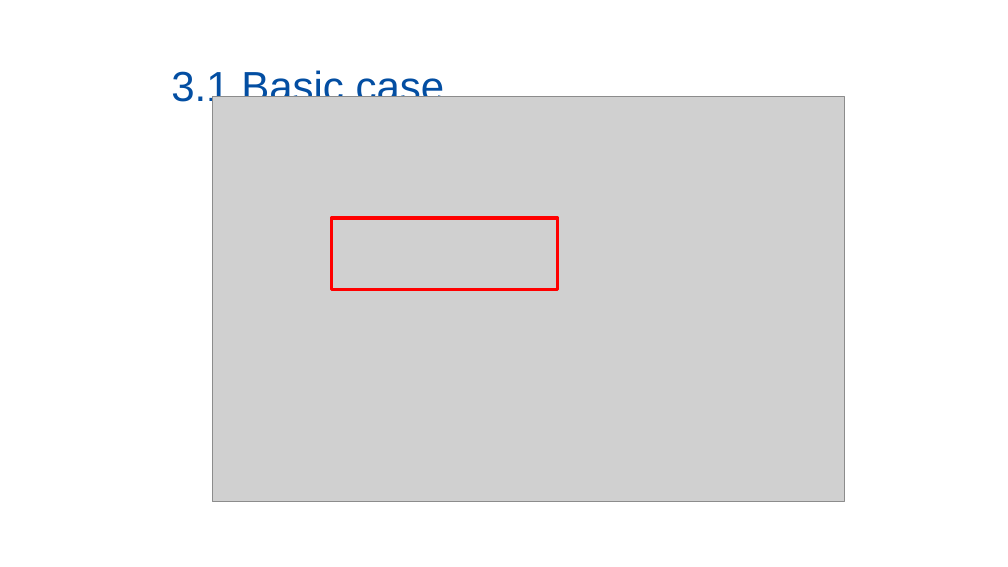
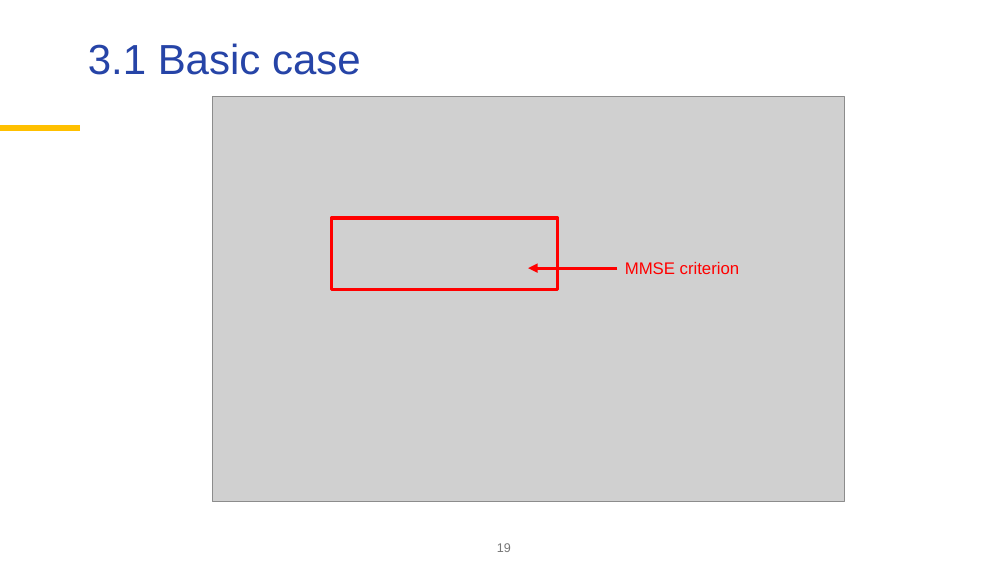
Before and after one commit to palatej/ESTP2026, a slide deck: slide 19 of 3.2 SEATS.pptx (slide 20 before the commit). Drawn at 1008x567 pixels with LibreOffice and Linux fonts; fonts in the diff are those of the drawing; grey boxes stand for pictures; background and template pictures are left out. Boxes give left, top, right and bottom in pixels: in the first picture for what was removed or moved away, otherwise in the second. Text is boxed around its words. In the diff, an @@ line names an element or a change of style, - is before the commit and + after.

```diff
--- a/3.2 SEATS.pptx
+++ b/3.2 SEATS.pptx
@@ title "3.1 Basic case": place and size @@
-title "3.1 Basic case" at [171, 68, 445, 110]
+title "3.1 Basic case" at [88, 43, 361, 75]
@@ title "3.1 Basic case" at [88, 43, 361, 75]: text colour #034EA2 to #2644A7; vertical alignment bottom to top @@
@@ line added from (0, 129) to (80, 129), #FFC000 6 pt @@
@@ arrow added from (618, 268) to (529, 268), #FF0000 3 pt @@
@@ text added at [625, 262, 740, 274], 16 pt, text #FF0000 @@
+MMSE criterion
@@ page number added at [497, 543, 511, 552], 12 pt, text #767676 @@
+19
```
Also in this commit, not shown: 27 other slides changed, 2 slides removed.
